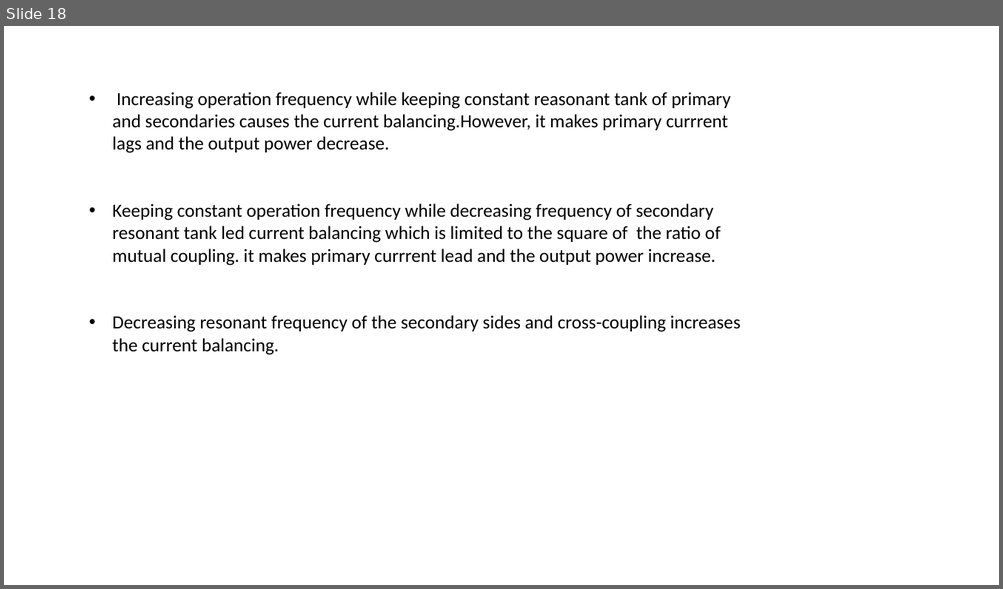
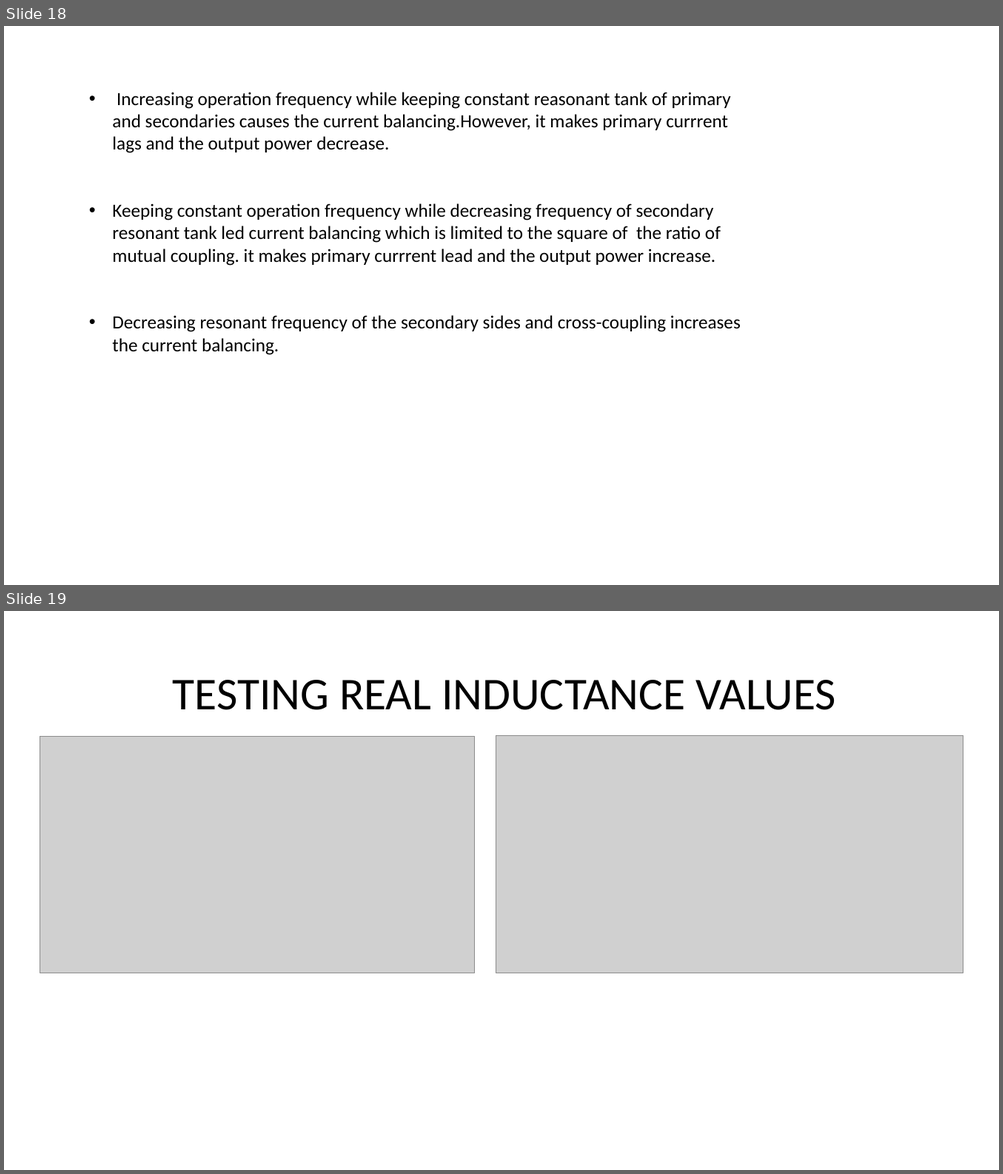
Before and after one commit to EnesAyaz/Studies, a slide deck: Reports/WPT/theroyOfEverything.pptx. Shown one above the other, each under a label of ours: slide 18 before the commit, slides 18 and 19 after it. The pictures are 1003x589 and 1003x1174 pixels, drawn with LibreOffice and Linux fonts; fonts in the diff are those of the drawing; grey boxes stand for pictures. Boxes give left, top, right and bottom in pixels: in the first picture for what was removed or moved away, otherwise in the second. Text is boxed around its words. In the diff, an @@ line names an element or a change of style, - is before the commit and + after.

```diff
--- a/Reports/WPT/theroyOfEverything.pptx
+++ b/Reports/WPT/theroyOfEverything.pptx
@@ slide 19 added at (4,611,999,1170), background #FFFFFF @@
@@ title added at (173,680,836,710), 44 pt, text #000000 @@
+TESTING REAL INDUCTANCE VALUES
@@ picture added at (40,736,475,973) @@
@@ picture added at (495,735,963,973) @@
```
Also in this commit, not shown: 6 other slides added, 3 other files.
